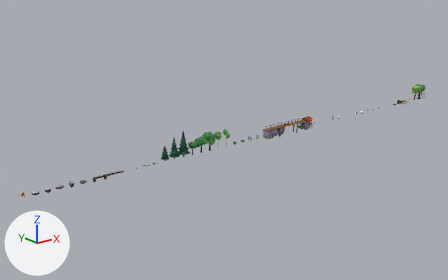
Renders of the glTF model public/models/river.glb from each side of a commit.
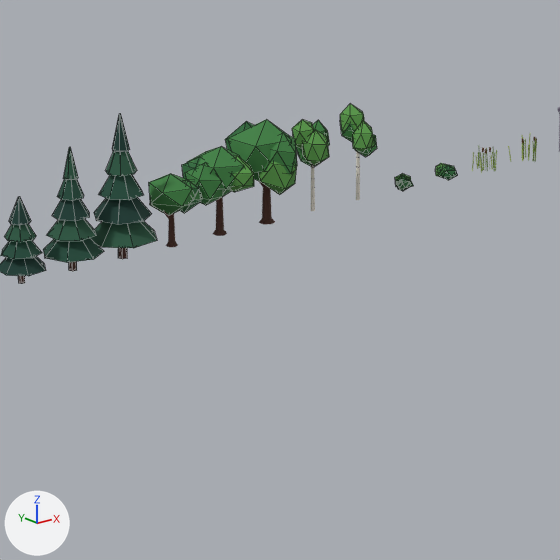
The first picture shows the older version from a 50 mm camera at (-58.3, -476.4, 33.3) aimed at (91.3, -289.4, -41.5). The close-ups show the older and then the newer version on the part from 36% to 59% of the width and 39% to 76% of the height of that picture. Only the edits that show in the close-ups are written down. The lights are fixed; the arrows at lower left show +X, +Y and +Z. The close-ups show mesh edges as thin lines. Where no turn or scale is listed for an object, it has been applied to the vertices. Vertices at exactly the same position are counted once.

Script lines for the objects in view, before the commit:
```python
ob_crown = bpy.data.objects.new('crown', me_crown)
ob_crown.location = (68.0, -300.0, -40.0)
ob_crown_001 = bpy.data.objects.new('crown.001', me_crown_001)
ob_crown_001.location = (72.0, -300.0, -40.0)
ob_crown_002 = bpy.data.objects.new('crown.002', me_crown_002)
ob_crown_002.location = (76.0, -300.0, -40.0)
ob_crown_003 = bpy.data.objects.new('crown.003', me_crown_003)
ob_crown_003.location = (80.0, -300.0, -40.0)
ob_crown_004 = bpy.data.objects.new('crown.004', me_crown_004)
ob_crown_004.location = (84.0, -300.0, -40.0)
ob_crown_005 = bpy.data.objects.new('crown.005', me_crown_005)
ob_crown_005.location = (88.0, -300.0, -40.0)
ob_crown_006 = bpy.data.objects.new('crown.006', me_crown_006)
ob_crown_006.location = (92.0, -300.0, -40.0)
ob_pine_0 = bpy.data.objects.new('pine_0', me_pine_0)
ob_pine_0.location = (56.0, -300.0, -40.0)
# also in view: 'pine_1' at (59.9, -300.0, -35.8); 'pine_2' at (64.1, -300.0, -35.0)
```
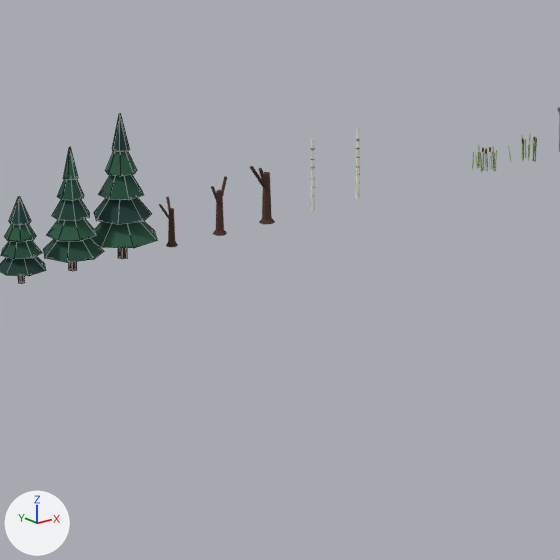
Boxes (x1, y1, x2, y2) around the edits, measured in the close-ups (560 x 560 px):
```json
{"object": "crown.002", "change": "deleted", "before": [225, 119, 297, 195], "faces in mat_c_3f8043 (green #3f8043)": [228, 119, 297, 181], "faces in mat_c_5a9a4a (green #5a9a4a)": [259, 161, 297, 195], "faces in mat_c_2f6a3c (dark green #2f6a3c)": [225, 121, 254, 151]}
{"object": "crown.001", "change": "deleted", "before": [182, 146, 254, 205], "faces in mat_c_3f8043 (green #3f8043)": [185, 146, 245, 205], "faces in mat_c_5a9a4a (green #5a9a4a)": [230, 156, 254, 192], "faces in mat_c_2f6a3c (dark green #2f6a3c)": [182, 157, 201, 179]}
{"object": "crown", "change": "reshaped, moved", "before": [149, 174, 203, 215], "on screen": "not visible afterwards"}
{"object": "crown.003", "change": "deleted", "before": [292, 119, 330, 166], "on screen": "green", "faces in mat_c_5a9a4a (green #5a9a4a)": [292, 119, 329, 166], "faces in mat_c_3f8043 (green #3f8043)": [296, 120, 330, 166]}
{"object": "crown.004", "change": "deleted", "before": [340, 103, 377, 157], "on screen": "green", "faces in mat_c_5a9a4a (green #5a9a4a)": [340, 103, 375, 151], "faces in mat_c_3f8043 (green #3f8043)": [340, 121, 377, 157]}
{"object": "crown.006", "change": "deleted", "before": [435, 163, 458, 180], "faces in mat_c_2f6a3c (dark green #2f6a3c)": [441, 166, 458, 180]}
{"object": "crown.005", "change": "deleted", "before": [395, 173, 414, 191], "faces in mat_c_2f6a3c (dark green #2f6a3c)": [397, 179, 411, 191]}
{"part": 1, "of": "me_crown", "change": "deleted", "before": [149, 174, 194, 215], "on screen": "green"}
{"part": 2, "of": "me_crown", "change": "deleted", "before": [179, 180, 201, 213]}
{"part": 3, "of": "me_crown", "change": "deleted", "before": [185, 180, 203, 201]}
```

The change, as JSON lines over the scene's bpy script:
```json
{"block": "me_crown", "where": "# used by ob_crown; location = (68.0, -300.0, -40.0)"}
{"op": "remove", "block": "me_crown", "code": "me_crown.from_pydata(...)  # 48 vertices, 80 faces; spans x -1.65..2.15, y -1.64..2.09, z 2.02..4.98"}
{"op": "remove", "block": "me_crown", "code": "me_crown.materials.append(mat_c_3f8043)  # green #3f8043"}
{"op": "remove", "block": "me_crown", "code": "me_crown.materials.append(mat_c_2f6a3c)  # dark green #2f6a3c"}
{"op": "remove", "block": "me_crown", "code": "me_crown.materials.append(mat_c_5a9a4a)  # green #5a9a4a"}
{"op": "add", "block": "me_crown", "code": "me_crown.from_pydata(...)  # 226 vertices, 364 faces; spans x -0.74..4.72, y -2.4..2.48, z 1.31..7.12"}
{"block": "me_crown", "change": "me_crown part 1: the loose piece of 12 vertices spanning x -1.65..1.51, y -1.64..1.58, z 2.12..4.98 is deleted"}
{"block": "me_crown", "change": "me_crown part 2: the loose piece of 12 vertices spanning x -0.19..2.15, y -1.45..0.8, z 2.12..4.5 is deleted"}
{"block": "me_crown", "change": "me_crown part 3: the loose piece of 12 vertices spanning x -0.06..2.04, y -1.43..0.57, z 2.81..4.55 is deleted"}
{"block": "me_crown", "change": "other edits to the shape of me_crown do not show in these pictures"}
{"op": "add", "block": "me_crown", "code": "me_crown.materials.append(mat_c_7fa84a)  # green #7fa84a"}
{"op": "add", "block": "me_crown", "code": "me_crown.materials.append(mat_c_8fb85a)  # green #8fb85a"}
{"op": "add", "block": "me_crown", "code": "me_crown.materials.append(mat_c_6f9a4a)  # green #6f9a4a"}
{"op": "set", "path": "ob_crown.location", "old": "(68.0, -300.0, -40.0)", "new": "(204.0, -300.0, -40.0)"}
{"op": "remove", "block": "ob_crown_001", "code": ["ob_crown_001 = bpy.data.objects.new('crown.001', me_crown_001)", "ob_crown_001.location = (72.0, -300.0, -40.0)"]}
{"op": "remove", "block": "ob_crown_002", "code": ["ob_crown_002 = bpy.data.objects.new('crown.002', me_crown_002)", "ob_crown_002.location = (76.0, -300.0, -40.0)"]}
{"op": "remove", "block": "ob_crown_003", "code": ["ob_crown_003 = bpy.data.objects.new('crown.003', me_crown_003)", "ob_crown_003.location = (80.0, -300.0, -40.0)"]}
{"op": "remove", "block": "ob_crown_004", "code": ["ob_crown_004 = bpy.data.objects.new('crown.004', me_crown_004)", "ob_crown_004.location = (84.0, -300.0, -40.0)"]}
{"op": "remove", "block": "ob_crown_005", "code": ["ob_crown_005 = bpy.data.objects.new('crown.005', me_crown_005)", "ob_crown_005.location = (88.0, -300.0, -40.0)"]}
{"op": "remove", "block": "ob_crown_006", "code": ["ob_crown_006 = bpy.data.objects.new('crown.006', me_crown_006)", "ob_crown_006.location = (92.0, -300.0, -40.0)"]}
```
